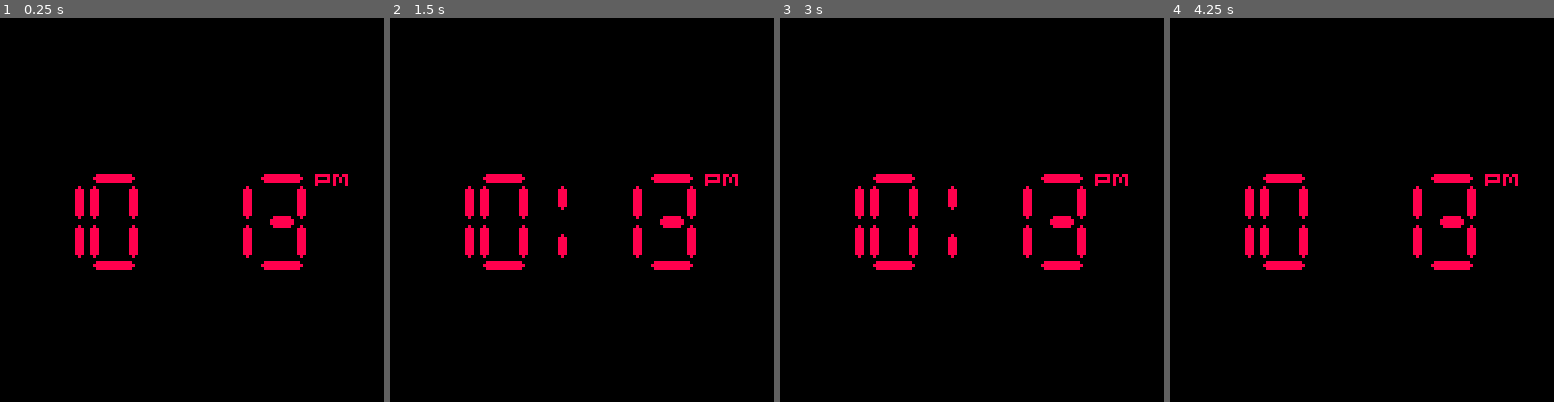
Above: before the commit, frames 1-4 (left to right).
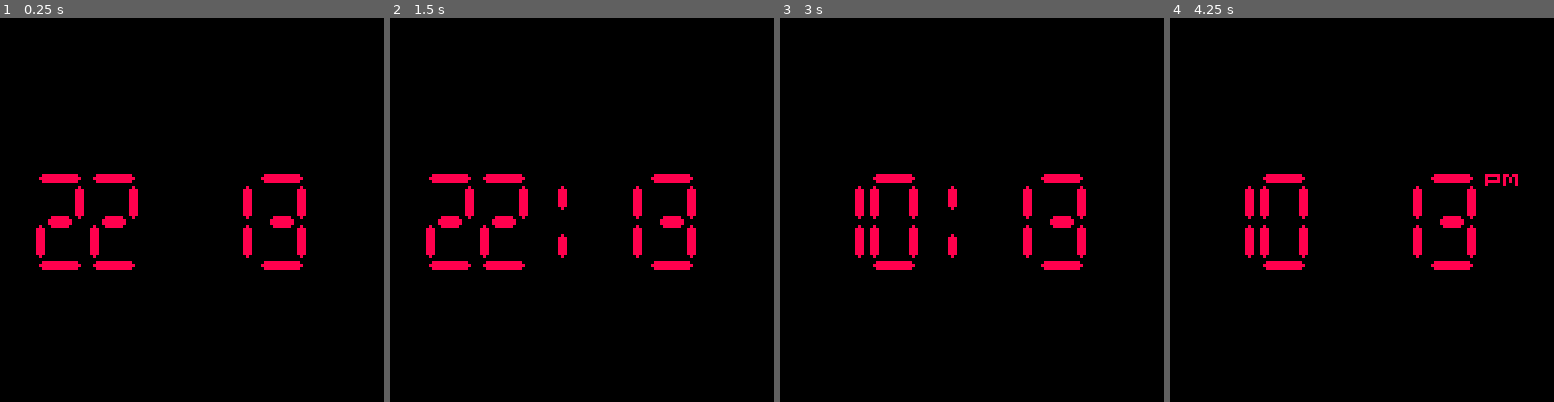
Above: after the commit, the same moments.

Repository: junkdeck/pico-8-segment
Game: PICO-8 cartridge clock.p8
The game is run twice, just before and just after one commit, with the same random seed, the same clock (stepped at 60 frames per second) and the same inputs.
Inputs:
- Up to frame 1 (0.25 s): no input
- Up to frame 2 (1.5 s): tap X (X key) at 0.33, 1.07 s
- Up to frame 3 (3 s): tap X (X key) at 1.85, 2.97 s
- Up to frame 4 (4.25 s): tap X (X key) at 4.08 s

The runs differ from the first frame. In frame 1, 1.7% of the frame differs, in the area x 9-91%, y 40-66%; in frame 2, 1.7%; in frame 3, 0.2%; in frame 4, nothing differs.

Commit message:
toggle between 12/24hr modes with X button

Diff:
--- a/main.lua
+++ b/main.lua
@@ -45,7 +45,10 @@
     c = { '000', '300', '000', '301', '000', '300', '000', '301', },
   }
 
-  ctype = 12
+  ct = 1
+  ctypes={12, 24}
+  ctype = ctypes[ct+1]
+
   zone=0
   alarmset=false
 
@@ -66,6 +69,12 @@
 
   fh=h%ctype --formatted hour
   if(ctype!=24 and fh==0)then fh=12 end
+
+  -- toggle clock hour mode
+  if(btnp(5)) then
+    ct = ct ^^ 1
+    ctype=ctypes[ct+1]
+  end
 end
 
 function _draw()
